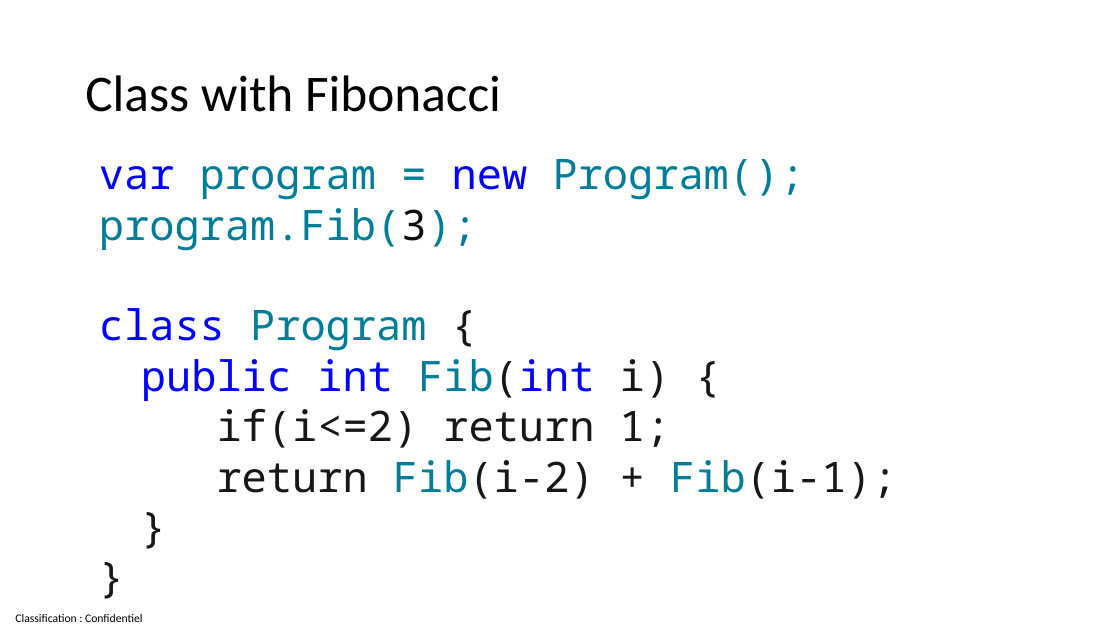
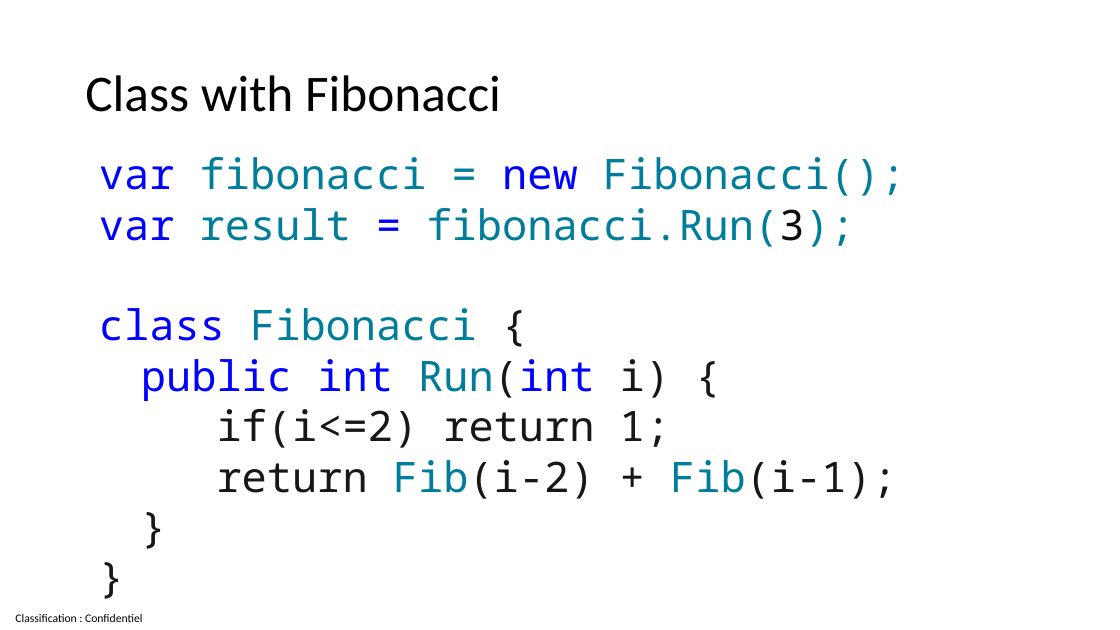
Before and after one commit to guillaume-chervet/course.dotnet, a slide deck: slide 51 of documentations/dotnet6.pptx. Drawn at 1120x630 pixels with LibreOffice and Linux fonts; fonts in the diff are those of the drawing. Boxes give left, top, right and bottom in pixels: in the first picture for what was removed or moved away, otherwise in the second. Text is boxed around its words. In the diff, an @@ line names an element or a change of style, - is before the commit and + after.

```diff
--- a/documentations/dotnet6.pptx
+++ b/documentations/dotnet6.pptx
@@ text at [99,157,905,401]: text changed @@
-var program = new Program();
-program.Fib(3);
-class Program {
-  public int Fib(int i) {
+var fibonacci = new Fibonacci();
+var result = fibonacci.Run(3);
+class Fibonacci {
+  public int Run(int i) {
```
Also in this commit, not shown: 25 other slides changed, 1 slide added.
